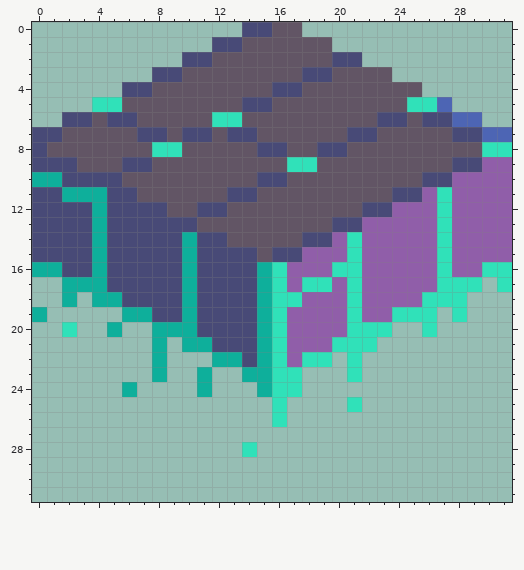
Two states of a pixel-art sprite, Assets/Art/Stone/S_Wall_Stone_Dream_Floating.png. The first picture shows the starting point.
The file is 32x32 pixels.
Now the later version:
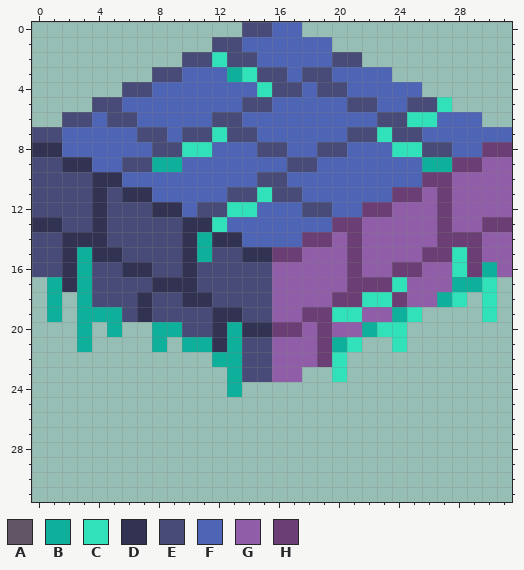
Palette (. is transparent): A #625565  B #0eaf9b  C #30e1b9  D #323353  E #484a77  F #4d65b4  G #905ea9  H #6b3e75
What changed:
Changed rows in their new state; - is an unchanged pixel.
first column x 0:
 0 ----------------FF--------------
 1 --------------FFFFFF------------
 2 ------------CEEFFFFF------------
 3 ----------FFFBCEEF--FFFF--------
 4 --------FFFFFFFC--FEEFFFFF------
 5 ----EEFFFFFFFF--FFFFFEEFFEEC----
 6 ----F--FFFFFEEFFFFFFFFF--CCF----
 7 --FFFFF--F--C--FFFFFF--CEEFFFF--
 8 DDFFFFFFEECCFFF--FF--FFFCCEEFFHH
 9 --DDFF--BBFFFFFFFEEFFFFFFFBBHH--
10 EE--DDFFFFFFFFF--FFFFFFFFFHH----
11 --EED-DDFFFFF--CEEFFFFFFHH-H----
12 ----D---DDF--CCFFFEEFFHH---H----
13 DD--D-----DDCFFFFFFFHH-----H--HH
14 --DDD-----DBDDFFFFHH-H-----HHH--
15 --DBDD----DB--DDHH---H----HHCH--
16 EEDBE-DD--D----EG---GH--HH-GCHBG
17 -BD-E---DDD----EG-GG-HHHC--GBBC.
18 -B.BEE-D--DD---EGG--HHCCH-GB--C-
19 .B-BBBED--E-DD-EG-HHC---B-.-.-C-
20 --.B------E-DBDDHH-H-GB-C-.-----
21 ---B--------DB-EG--HB-.-C-------
22 --------.------EG-GHC.----------
23 --------.--.-BEEGG--C.----------
24 ------.----.-B-...--------------
25 ----------------.----.----------
26 ----------------.---------------
28 --------------.-----------------
